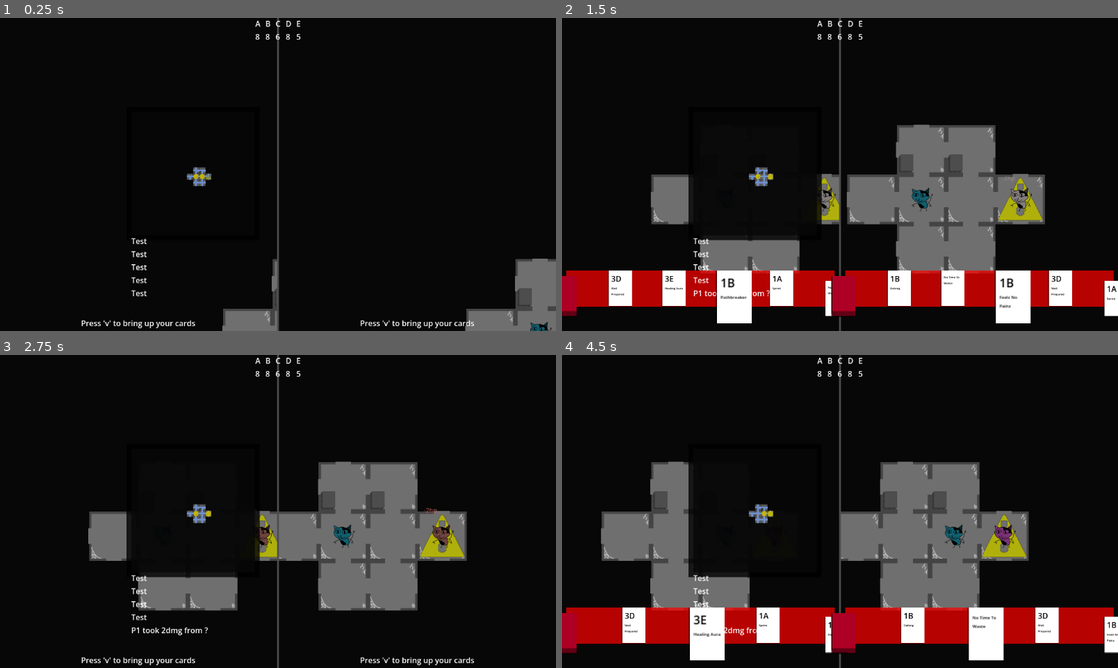
Above: before the commit, frames 1-4 (two rows, left to right).
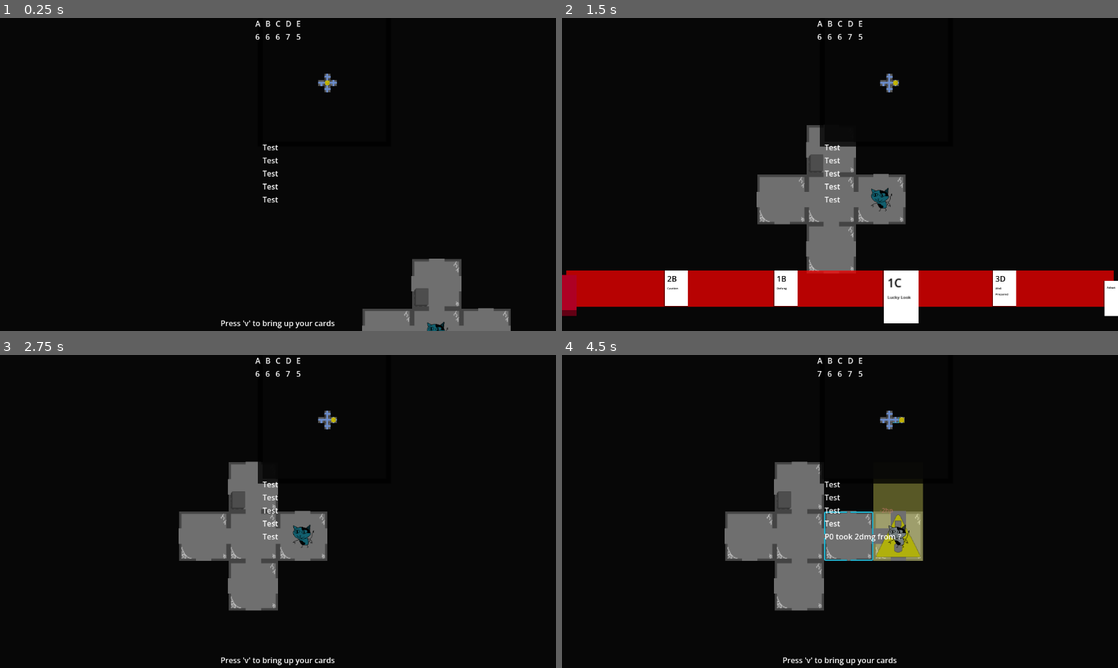
Above: after the commit, the same moments.

Repository: emrysshevek/gameganggame
Game: Godot game, scene res://scenes/GameScene.tscn
Two runs of this game, one before a commit and one after it. Both use one fixed random seed, a clock stepped at 60 frames per second and the inputs below.
Inputs (mouse positions are in pixels of both pictures, inside the frame that each line leads up to):
- Up to frame 1 (0.25 s): no input
- Up to frame 2 (1.5 s): tap V (debug_v) at 0.5, 1.25 s; move the mouse to (962, 158) at 0.52 s; hold D (move_right) 0.53-1.25 s; tap G (discard) at 0.6 s; click (962, 158) at 0.67 s; tap F (select) at 0.8 s; drag from (728, 190) to (812, 237) at 1.27 s
- Up to frame 3 (2.75 s): move the mouse to (333, 442) at 2.02 s; hold D (move_right) from 2.03 s (still down); tap G (discard) at 2.1 s; tap F (select) at 2.3 s
- Up to frame 4 (4.5 s): release D (move_right) at 2.75 s; tap V (debug_v) at 2.75, 3.5, 4.25 s; drag from (812, 574) to (673, 464) at 2.77 s; move the mouse to (1006, 558) at 3.52 s; hold A (move_left) 3.53-4.25 s; tap C (toggle_cursor) at 3.6 s; tap F (select) at 3.8 s; drag from (673, 464) to (756, 433) at 4.27 s

The runs differ from the first frame. In frame 1, 6.6% of the frame differs, in the area x 14-100%, y 0-100%; in frame 2, 23%; in frame 3, 19%; in frame 4, 35%, in the area x 0-100%, y 0-100%.

Commit message:
adapt card working + card in hand targetting

Diff:
--- a/cards/card_manager.gd
+++ b/cards/card_manager.gd
@@ -37,7 +37,7 @@
 
 
 func _process(_delta: float) -> void:
-	if input_state_machine.current_state == Model.InputState.CARD:
+	if input_state_machine.current_state == Model.InputState.CARD or input_state_machine.current_state == Model.InputState.TARGET_CARD:
 		_handle_input()
 #endregion
 
@@ -118,12 +118,12 @@
 		elif input_man.is_action_just_released("move_right"):
 			_selected_card_index += 1
 		elif input_man.is_action_just_released(Model.Action.SELECT):
-			if card_being_played.targets_required.type == Model.ObjectTypes.CARD_IN_HAND:
-				hand_pile.ordered_cards[_selected_card_index].discard()
-				hand_pile.ordered_cards[_selected_card_index].highlight_return()
-				discard(hand_pile.ordered_cards[_selected_card_index])
-				_selected_card_index -= 1
-				Events.request_input_state_transition.emit(Model.InputState.CARD, card_being_played.owning_character)
+			if input_state_machine.current_state == Model.InputState.TARGET_CARD:
+				if card_being_played == hand_pile.ordered_cards[_selected_card_index]:
+					print("select a different card")
+				else:
+					card_being_played.targets.append(hand_pile.ordered_cards[_selected_card_index])
+					card_being_played.check_targetting_finished()
 			else:
 				if hand_pile.ordered_cards[_selected_card_index].value_check() == true:
 					card_being_played = hand_pile.ordered_cards[_selected_card_index]
@@ -132,7 +132,7 @@
 				else:
 					Events.missing_values.emit(hand_pile.ordered_cards[_selected_card_index])
 					#card can't be played due to not enough values
-			print("finished playing card")
+				print("finished playing card")
 		elif input_man.is_action_just_released(Model.Action.DISCARD):
 			hand_pile.ordered_cards[_selected_card_index].discard()
 			hand_pile.ordered_cards[_selected_card_index].highlight_return()
@@ -175,6 +175,7 @@
 	if new_state == Model.InputState.TARGET_CARD or old_state == Model.InputState.TARGET_CARD:
 		if card_being_played.targets_required.type == Model.ObjectTypes.CARD_IN_HAND:
 			$Layout/DiscardCardLabel.visible = !$Layout/DiscardCardLabel.visible
+			_toggle_visibility()
 
 func _on_card_played(_card:Card):
 	card_being_played = null
--- /dev/null
+++ b/cards/cards/adapt/adapt_card.gd
@@ -0,0 +1,9 @@
+extends Card
+
+## pick and discard 1 card then draw 3 cards
+
+func _trigger_play_ability() -> void:
+	for each_card in targets:
+		owning_character.my_screen.card_manager.discard(each_card)
+	owning_character.my_screen.card_manager.draw(3)
+	super._trigger_play_ability()
--- /dev/null
+++ b/cards/cards/adapt/adapt_card.tscn
@@ -0,0 +1,18 @@
+[gd_scene format=3 uid="uid://4lciaujlj1m2"]
+
+[ext_resource type="PackedScene" uid="uid://bnv5dqpc4y8xb" path="res://cards/card.tscn" id="1_wm40k"]
+[ext_resource type="Script" uid="uid://bvx7mjffkl1id" path="res://cards/cards/adapt/adapt_card.gd" id="2_rbai4"]
+[ext_resource type="Script" uid="uid://c53pw6ymaxio3" path="res://cards/target_requirement.gd" id="3_r21t0"]
+
+[sub_resource type="Resource" id="Resource_7devm"]
+script = ExtResource("3_r21t0")
+mode = 2
+type = 9
+min_count = 1
+max_count = 1
+metadata/_custom_type_script = "uid://c53pw6ymaxio3"
+
+[node name="AdaptCard" unique_id=693299294 instance=ExtResource("1_wm40k")]
+script = ExtResource("2_rbai4")
+description = "Adapt"
+targets_required = SubResource("Resource_7devm")
--- a/cards/cards/card_list.tres
+++ b/cards/cards/card_list.tres
@@ -9,13 +9,15 @@
 [ext_resource type="PackedScene" uid="uid://bakduutvsha55" path="res://cards/cards/pathbreaker/pathbreaker_card.tscn" id="6_5t7bn"]
 [ext_resource type="PackedScene" uid="uid://dnojbgbc2wt4b" path="res://cards/cards/feelz_no_painz/feelz_no_painz_card.tscn" id="7_hy721"]
 [ext_resource type="PackedScene" uid="uid://ncwhp71mgugu" path="res://cards/cards/healing_aura/healing_aura_card.tscn" id="8_4im7e"]
+[ext_resource type="PackedScene" uid="uid://do7xr2it6xfih" path="res://cards/cards/no_time_to_waste/no_time_to_waste_card.tscn" id="8_khsxp"]
 [ext_resource type="PackedScene" uid="uid://cwu27t77xpy8" path="res://cards/cards/caution/caution_card.tscn" id="9_j8rf1"]
 [ext_resource type="PackedScene" uid="uid://n258lqdbijua" path="res://cards/cards/lucky_look/lucky_look_card.tscn" id="10_j8rf1"]
-[ext_resource type="PackedScene" uid="uid://do7xr2it6xfih" path="res://cards/cards/no_time_to_waste/no_time_to_waste_card.tscn" id="8_khsxp"]
+[ext_resource type="PackedScene" uid="uid://4lciaujlj1m2" path="res://cards/cards/adapt/adapt_card.tscn" id="12_60ltf"]
 
 [resource]
 script = ExtResource("1_p6edn")
 cards = Dictionary[String, PackedScene]({
+"adapt": ExtResource("12_60ltf"),
 "caution": ExtResource("9_j8rf1"),
 "defang": ExtResource("4_jsrv2"),
 "dig": ExtResource("5_hu8k6"),
--- a/cards/cards/well_prepared/well_prepared_card.tscn
+++ b/cards/cards/well_prepared/well_prepared_card.tscn
@@ -2,11 +2,6 @@
 
 [ext_resource type="PackedScene" uid="uid://bnv5dqpc4y8xb" path="res://cards/card.tscn" id="1_xao22"]
 [ext_resource type="Script" uid="uid://bqgxkjfwkxhrl" path="res://cards/cards/well_prepared/well_prepared_card.gd" id="2_kggf1"]
-[ext_resource type="Script" uid="uid://c53pw6ymaxio3" path="res://cards/target_requirement.gd" id="3_kggf1"]
-
-[sub_resource type="Resource" id="Resource_kggf1"]
-script = ExtResource("3_kggf1")
-metadata/_custom_type_script = "uid://c53pw6ymaxio3"
 
 [node name="WellPreparedCard" unique_id=693299294 instance=ExtResource("1_xao22")]
 script = ExtResource("2_kggf1")
@@ -14,4 +9,4 @@
 3: 3
 })
 description = "Well Prepared"
-targets_required = SubResource("Resource_kggf1")
+targets_required = null
--- a/scenes/game_scene.gd
+++ b/scenes/game_scene.gd
@@ -5,7 +5,7 @@
 
 #region Properties
 #modify this to set number of players manually, max 4
-@export var number_of_players:int = 2
+@export var number_of_players:int = 1
 
 @export var card_list: CardList
 
Not shown, added: cards/cards/adapt/adapt_card.gd.uid
